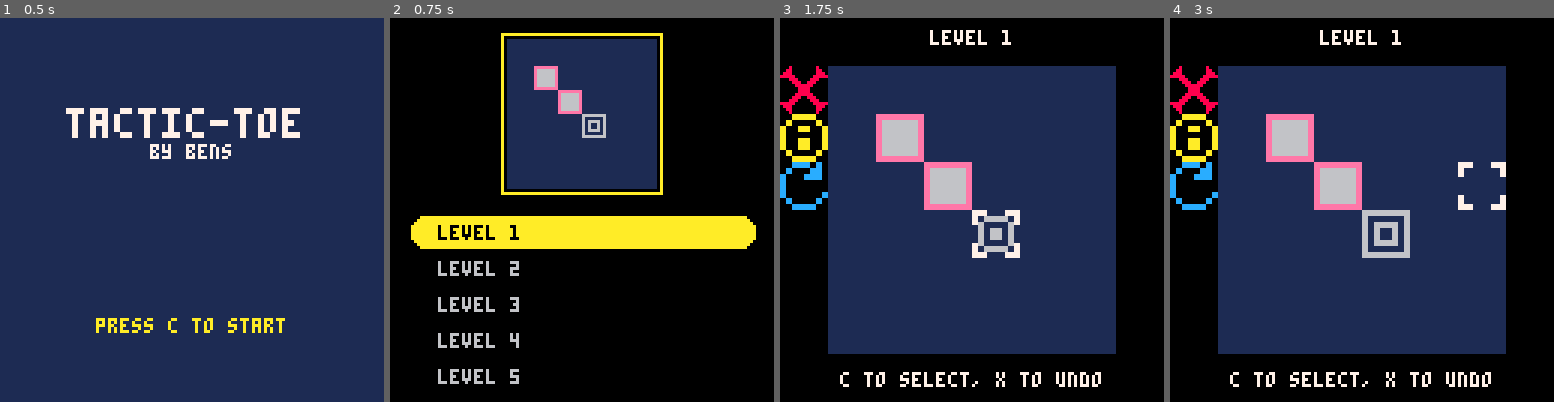
Above: before the commit, frames 1-4 (left to right).
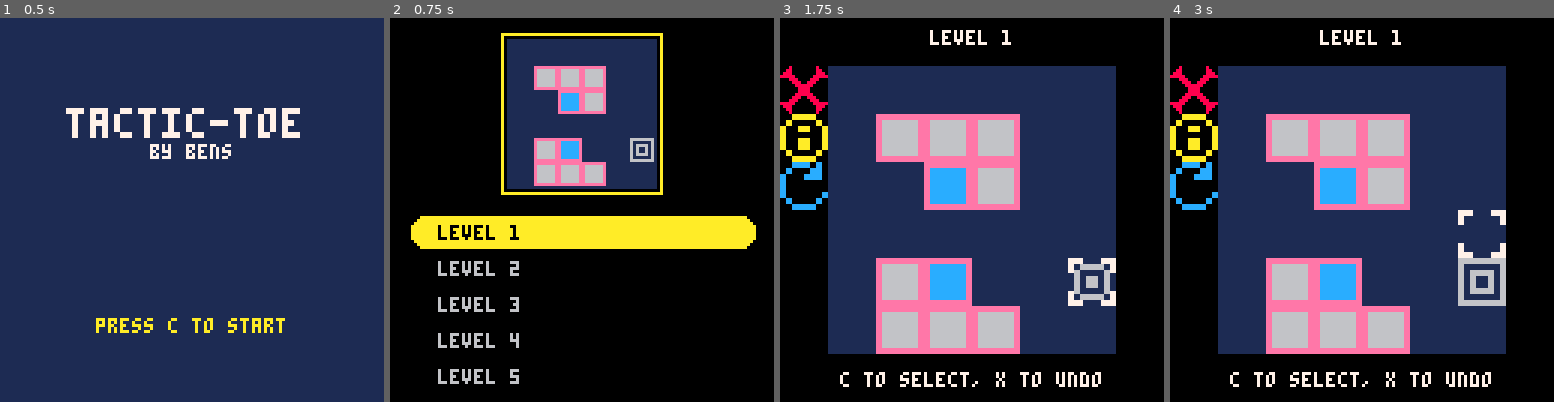
Above: after the commit, the same moments.

Repository: apineapple/tactic-toe
Game: PICO-8 cartridge puzzle.p8
The game is run twice, just before and just after one commit, with the same random seed, the same clock (stepped at 60 frames per second) and the same inputs.
Inputs:
- Up to frame 1 (0.5 s): tap X (X key) at 0.33 s
- Up to frame 2 (0.75 s): tap O (Z key) at 0.7 s
- Up to frame 3 (1.75 s): tap X (X key) at 1.07 s; hold Right from 1.6 s (still down); tap O (Z key) at 1.7 s
- Up to frame 4 (3 s): tap X (X key) at 1.85, 2.97 s; release Right at 2.1 s; tap O (Z key) at 2.1, 2.5, 2.9 s; hold Up 2.15-2.42 s; hold Right from 2.47 s (still down)

Frame 1 is identical in both runs. In frame 2, 3.8% of the frame differs, in the area x 37-69%, y 12-44%; in frame 3, 15%; in frame 4, 16%, in the area x 25-88%, y 25-88%.

Commit message:
Add files via upload

Diff:
--- a/puzzle.p8
+++ b/puzzle.p8
@@ -10,38 +10,40 @@
 a={{-1,-1},{-1,-1},{-1,-1},{-1,-1},{-1,-1},{-1,-1},{-1,-1},{-1,-1}}
 -- blocks for levels
 b={
-	{{2,2},{3,3}},
-	{{4,3},{3,4},{3,5}},
-	{{3,2},{4,2},{5,1},{6,3}},
-	{{2,2},{1,2},{2,1},{4,4}},
-	{{3,3},{3,4},{4,4}},
-	{{6,4},{3,4},{4,3},{4,4}},
-	{{2,4},{2,5},{2,6},{3,6}},
-	{{3,3},{3,4},{4,3},{4,4}},
-	{{3,3},{4,4},{6,4},{4,5},{5,6}},
-	{{3,3},{3,4},{3,5},{4,3}},
-	{{4,2},{3,3},{3,4},{2,5}},
-	{{5,2,1},{3,3},{4,3},{3,4},{2,5},{5,5}},
-	{{1,1},{2,1},{4,2},{5,4},{4,5},{2,4}},
-	{{1,5},{2,5},{3,5},{2,6},{3,6}},
-	{{1,1},{3,1},{2,2},{4,3},{5,4},{2,4}},
-	{{2,5},{3,4},{4,4},{5,5}},
-	{{3,3},{3,4},{4,4},{4,5}},
-	{{2,2},{2,3},{2,4},{3,3},{4,3,1}},
-	{{6,4},{7,4,1},{6,3},{4,3},{2,2}},
-	{{3,3},{3,4},{3,5},{4,3}},
-	{{1,2},{2,2},{1,3},{2,3},{3,3},{5,3},{4,4},{5,4,1},{5,5,1}},
-	{{1,1},{5,1},{1,2},{2,2},{4,2},{5,2}},
-	{{1,1},{4,1},{1,2},{2,2},{4,2},{5,2}},
-	{{1,1},{1,2},{2,2},{5,1},{5,2},{4,2}},
-	{{1,5},{2,5},{3,5},{2,6},{3,6}},
-	{{2,4},{3,3},{5,3},{5,1},{5,4}},
-	{{4,1},{3,2},{4,2},{3,3},{5,3},{6,4}},
-	{{4,1},{3,2},{4,2},{1,3},{3,3},{2,5},{4,5},{6,5}},
-	{{3,3},{4,3},{3,4},{3,5}}
+ {{4,2,1},{3,2,1},{2,2,1},{3,3,3},{3,5,3},{2,6,1},{3,6,1},{4,6,1},{2,5,1},{4,3,1}},
+	{{2,2,1},{3,3,1}},
+	{{4,3,1},{3,4,1},{3,5,1}},
+	{{3,2,1},{4,2,1},{5,1,1},{6,3,1}},
+	{{2,2,1},{1,2,1},{2,1,1},{4,4,1}},
+	{{3,3,1},{3,4,1},{4,4,1}},
+	{{6,4,1},{3,4,1},{4,3,1},{4,4,1}},
+	{{2,4,1},{2,5,1},{2,6,1},{3,6,1}},
+	{{3,3,1},{3,4,1},{4,3,1},{4,4,1}},
+	{{3,3,1},{4,4,1},{6,4,1},{4,5,1},{5,6,1}},
+	{{3,3,1},{3,4,1},{3,5,1},{4,3,1}},
+	{{4,2,1},{3,3,1},{3,4,1},{2,5,1}},
+	{{5,2,2},{3,3,1},{4,3,1},{3,4,1},{2,5,1},{5,5,1}},
+	{{1,1,1},{2,1,1},{4,2,1},{5,4,1},{4,5,1},{2,4,1}},
+	{{1,5,1},{2,5,1},{3,5,1},{2,6,1},{3,6,1}},
+	{{1,1,1},{3,1,1},{2,2,1},{4,3,1},{5,4,1},{2,4,1}},
+	{{2,5,1},{3,4,1},{4,4,1},{5,5,1}},
+	{{3,3,1},{3,4,1},{4,4,1},{4,5,1}},
+	{{2,2,1},{2,3,1},{2,4,1},{3,3,1},{4,3,2}},
+	{{6,4,1},{7,4,2},{6,3,1},{4,3,1},{2,2,1}},
+	{{3,3,1},{3,4,1},{3,5,1},{4,3,1}},
+	{{1,2,1},{2,2,1},{1,3,1},{2,3,1},{3,3,1},{5,3,1},{4,4,1},{5,4,2},{5,5,2}},
+	{{1,1,1},{5,1,1},{1,2,1},{2,2,1},{4,2,1},{5,2,1}},
+	{{1,1,1},{4,1,1},{1,2,1},{2,2,1},{4,2,1},{5,2,1}},
+	{{1,1,1},{1,2,1},{2,2,1},{5,1,1},{5,2,1},{4,2,1}},
+	{{1,5,1},{2,5,1},{3,5,1},{2,6,1},{3,6,1}},
+	{{2,4,1},{3,3,1},{5,3,1},{5,1,1},{5,4,1}},
+	{{4,1,1},{3,2,1},{4,2,1},{3,3,1},{5,3,1},{6,4,1}},
+	{{4,1,1},{3,2,1},{4,2,1},{1,3,1},{3,3,1},{2,5,1},{4,5,1},{6,5,1}},
+	{{3,3,1},{4,3,1},{3,4,1},{3,5,1}}
 }
 --goals for levels
 g={
+ {{6,5}},
 	{{4,4}},
 	{{4,5}},
 	{{4,3}},
@@ -87,22 +89,18 @@
 ls_levelstart=1
 ls_shift=-12
 ls_unlocked=ml-1
+rock=0
+qqx=-1 qqy=-1
 
 function _init()
 	cls()
 	palt(0, false)
 	palt(13, true)
 	for i=1,#b[l] do
-		if(#b[l][i]==2) then
-			re[i]={0,0}
-			re[i][1]=b[l][i][1]
-			re[i][2]=b[l][i][2]
-		elseif(#b[l][i]==3) then
-			re[i]={0,0,0}
-			re[i][1]=b[l][i][1]
-			re[i][2]=b[l][i][2]
-			re[i][3]=b[l][i][3]
-		end
+		re[i]={0,0,0}
+		re[i][1]=b[l][i][1]
+		re[i][2]=b[l][i][2]
+		re[i][3]=b[l][i][3]
 	end
 end
 
@@ -143,13 +141,15 @@
 	 for i=1,#g[l] do
 	  	spr(8,32+g[l][i][1]*8,g[l][i][2]*8)
 	 end
-	 for i=1,#b[l] do
-	  if #b[l][i]==2then
-	  	spr(7,32+b[l][i][1]*8,b[l][i][2]*8)
-	  elseif#b[l][i]==3and b[l][i][3]==1 then
-	  	spr(14,32+b[l][i][1]*8,b[l][i][2]*8)
-	  end
-	 end
+		for i=1,#b[l] do
+   if b[l][i][3]==1 then
+    spr(7,32+b[l][i][1]*8,b[l][i][2]*8)
+   elseif b[l][i][3]==2 then
+    spr(14, 32+b[l][i][1]*8,b[l][i][2]*8)
+   elseif b[l][i][3]==3 then
+    spr(6, 32+b[l][i][1]*8,b[l][i][2]*8)
+   end
+		end
 	elseif (mode=="tutorial") then
 		tutorial_design()
 	elseif(l==ml) then
@@ -187,9 +187,11 @@
 		for i=1, #b[l] do
 			bbl=5
 			if(sx==b[l][i][1] and sy==b[l][i][2]) then
-				bbl=12 -- lock
-			elseif(#b[l][i]==3 and b[l][i][3]==1) then
+				bbl=12 -- block
+			elseif(b[l][i][3]==2) then
 				bbl=13 -- stone
+			elseif(b[l][i][3]==3) then
+				bbl=16 -- rocket
 			end
 				spr(bbl,b[l][i][1]*16,b[l][i][2]*16)
 				spr(bbl,b[l][i][1]*16+8,b[l][i][2]*16,1,1,true,false)
@@ -200,11 +202,22 @@
 		-- yellow dots
 		if (lock==1) then
 			for i = 1,#a do
-				if(a[i][1]!=0 and a[i][1]!=0) then
-					spr(11,a[i][1]*16,a[i][2]*16)
-					spr(11,a[i][1]*16+8,a[i][2]*16,1,1,true,false)
-					spr(11,a[i][1]*16,a[i][2]*16+8,1,1,false,true)
-					spr(11,a[i][1]*16+8,a[i][2]*16+8,1,1,true,true)
+				if(a[i][1]!=-1 and a[i][1]!=-1) then
+					r=17
+					xflip=false
+					yflip=false
+					if(rock==1) then
+						r=18
+						if(a[i][1]==sx) r=20
+						if(a[i][2]==sy) r=19
+						if(a[i][2]<=sy) yflip=true
+					 if(a[i][1]<=sx) xflip=true
+					end
+
+				--	spr(r,a[i][1]*16,a[i][2]*16)
+				spr(r,a[i][1]*16+4,a[i][2]*16+4,1,1,xflip,yflip)
+				--	spr(r,a[i][1]*16,a[i][2]*16+8,1,1,false,true)
+				--	spr(r,a[i][1]*16+8,a[i][2]*16+8,1,1,true,true)
 				end
 			end
 		end
@@ -267,16 +280,10 @@
 			re={}
 			un={}
 			for i=1,#b[l] do
-				if(#b[l][i]==2) then
-					re[i]={0,0}
-					re[i][1]=b[l][i][1]
-					re[i][2]=b[l][i][2]
-				elseif(#b[l][i]==3) then
-					re[i]={0,0,0}
-					re[i][1]=b[l][i][1]
-					re[i][2]=b[l][i][2]
-					re[i][3]=b[l][i][3]
-				end
+				re[i]={0,0,0}
+				re[i][1]=b[l][i][1]
+				re[i][2]=b[l][i][2]
+				re[i][3]=b[l][i][3]
 			end
 	end
 
@@ -339,11 +346,11 @@
 		for dy=-1,1 do
 			if not(dx==0 and dy==0) then
 				ai+=1
-				if (not contains(b[l],x+dx,y+dy)) and(inbounds(x+dx,y+dy)) then
-					if (contains(b[l],x-dx,y-dy) or
-					((dy == 0) and (contains(b[l],x-dx,y+1) and contains(b[l],x-dx,y-1))) or
-	    ((dx == 0) and (contains(b[l],x+1,y-dy) and contains(b[l],x-1,y-dy))) or
-	    ((dx != 0 and dy != 0) and (contains(b[l],x,y-dy) and contains(b[l],x-dx,y))) ) then
+				if (not contains(x+dx,y+dy)) and(inbounds(x+dx,y+dy)) then
+					if (contains(x-dx,y-dy) or
+					((dy == 0) and (contains(x-dx,y+1) and contains(x-dx,y-1))) or
+	    ((dx == 0) and (contains(x+1,y-dy) and contains(x-1,y-dy))) or
+	    ((dx != 0 and dy != 0) and (contains(x,y-dy) and contains(x-dx,y))) ) then
 	     a[ai][1]=x+dx
 						a[ai][2]=y+dy
 	    end
@@ -417,16 +424,10 @@
 			x=g[l][1][1]
 			y=g[l][1][2]
 			for i=1,#b[l] do
-				if(#b[l][i]==2) then
-					re[i]={0,0}
-					re[i][1]=b[l][i][1]
-					re[i][2]=b[l][i][2]
-				elseif(#b[l][i]==3) then
-					re[i]={0,0,0}
-					re[i][1]=b[l][i][1]
-					re[i][2]=b[l][i][2]
-					re[i][3]=b[l][i][3]
-				end
+				re[i]={0,0,0}
+				re[i][1]=b[l][i][1]
+				re[i][2]=b[l][i][2]
+				re[i][3]=b[l][i][3]
 			end
 		elseif (lock==1) then
 		 for j=1,#a do
@@ -434,6 +435,11 @@
 				 for i = 1,#b[l] do
 						if sx==b[l][i][1] and sy==b[l][i][2] then
 							add(un,{b[l][i][1],b[l][i][2],i})
+							if (b[l][i][3]==3) then
+								qqx=x qqy=y
+								rocket()
+								x=qqx y=qqy
+							end
 							b[l][i][1]=x
 							b[l][i][2]=y
 						end
@@ -441,16 +447,17 @@
 					break
 				end
 			end
-			cf=1 lock=0
+			cf=1 lock=0 rock=0
 			sx=-1 sy=-1
 		else
 			if (buttons()!=1) then
 			for i = 1,#b[l] do
-				if (x==b[l][i][1] and y==b[l][i][2] and #b[l][i]==2) then
+				if (x==b[l][i][1] and y==b[l][i][2] and b[l][i][3]!=2) then
+					if (b[l][i][3]==3) rock=1
 					lock=1
 					sx=x sy=y
 					a={{-1,-1},{-1,-1},{-1,-1},{-1,-1},{-1,-1},{-1,-1},{-1,-1},{-1,-1}}
-					if (#b[l][i]==2) then
+					if (b[l][i][3]!=2) then
 						arrows()
 					end
 					break
@@ -473,13 +480,13 @@
 end
 
 
-function contains(board,px,py)
+function contains(px,py)
 	if (px>7or px<1or py>7or py<1) then
 		return false
 	end
 
-	for i=1,#board do
-		if (board[i][1]==px) and (board[i][2]==py) then
+	for i=1,#b[l] do
+		if (b[l][i][1]==px) and (b[l][i][2]==py) then
 		 return true
 		end
 	end
@@ -494,23 +501,38 @@
  	return true
  end
 end
+
+function rocket()
+	while(true) do
+		qx=0 qy=0
+		if (x<sx) qx=-1
+		if (x>sx) qx=1
+		if (y<sy) qy=-1
+		if (y>sy) qy=1
+		if (inbounds(qqx+qx,qqy+qy) and contains(qqx+qx,qqy+qy)==false) then
+			qqx+=qx qqy+=qy
+		else
+			break
+		end
+	end
+end
 __gfx__
-0000000077777ddd111111116666666611111111eeeeeeee00000000eeeeeeee6666666600000000ddddddddddddddddeeeeeeeeeeeeeeeeeeeeeeee00666600
-0000000077777ddd111111116666666611111111eeeeeeee00000000e666666e6111111600000000ddddddddddddddddeeeeeeeeeeeeeeeee000000e00600600
-0070070077dddddd111166666611111111111111ee66666600000000e666666e6166661600000000ddaaaaddddddddddeeaaaaaaee111111e000000e00600600
-0007700077dddddd111166666611111111111111ee66666600000000e666666e6161161600000000ddaaaaddddddddddeeaaaaaaee111111e000000e06666660
-0007700077dddddd116611116611666611111111ee66666600000000e666666e6161161600000000ddaaddddddddddddeeaaaaaaee111111e000000e06666660
-00700700dddddddd116611116611666611111111ee66666600000000e666666e6166661600000000ddaaddddddddddddeeaaaaaaee111111e000000e06666660
-00000000dddddddd116611666611661111111111ee66666600000000e666666e6111111600000000ddddddddddddddaaeeaaaaaaee111111e000000e06666660
-00000000dddddddd116611666611661111111111ee66666600000000eeeeeeee6666666600000000ddddddddddddddaaeeaaaaaaee111111eeeeeeee00000000
-00000000000000000000000000000000000000000000000000000000000000000000000000000000000000000000000000000000000000000000000000000000
-00000000000000000000000000000000000000000000000000000000000000000000000000000000000000000000000000000000000000000000000000000000
-00000000000000000000000000000000000000000000000000000000000000000000000000000000000000000000000000000000000000000000000000000000
-00000000000000000000000000000000000000000000000000000000000000000000000000000000000000000000000000000000000000000000000000000000
-00000000000000000000000000000000000000000000000000000000000000000000000000000000000000000000000000000000000000000000000000000000
-00000000000000000000000000000000000000000000000000000000000000000000000000000000000000000000000000000000000000000000000000000000
-00000000000000000000000000000000000000000000000000000000000000000000000000000000000000000000000000000000000000000000000000000000
-00000000000000000000000000000000000000000000000000000000000000000000000000000000000000000000000000000000000000000000000000000000
+0000000077777ddd111111116666666611111111eeeeeeeeeeeeeeeeeeeeeeee6666666600000000dddddddd00000000eeeeeeeeeeeeeeeeeeeeeeee00666600
+0000000077777ddd111111116666666611111111eeeeeeeeeccccccee666666e6111111600000000dddddddd00000000eeeeeeeeeeeeeeeee111111e00600600
+0070070077dddddd111166666611111111111111ee666666eccccccee666666e6166661600000000ddaaaadd00000000eeaaaaaaee111111e111111e00600600
+0007700077dddddd111166666611111111111111ee666666eccccccee666666e6161161600000000ddaaaadd00000000eeaaaaaaee111111e111111e06666660
+0007700077dddddd116611116611666611111111ee666666eccccccee666666e6161161600000000ddaadddd00000000eeaaaaaaee111111e111111e06666660
+00700700dddddddd116611116611666611111111ee666666eccccccee666666e6166661600000000ddaadddd00000000eeaaaaaaee111111e111111e06666660
+00000000dddddddd116611666611661111111111ee666666eccccccee666666e6111111600000000dddddddd00000000eeaaaaaaee111111e111111e06666660
+00000000dddddddd116611666611661111111111ee666666eeeeeeeeeeeeeeee6666666600000000dddddddd00000000eeaaaaaaee111111eeeeeeee00000000
+eeeeeeeedddddddddddddddddddddddddddddddd0000000000000000000000000000000000000000000000000000000000000000000000000000000000000000
+eeeeeeeedddddddddaaddddddddddadddddaaddd0000000000000000000000000000000000000000000000000000000000000000000000000000000000000000
+eeccccccddaaaadddaaadddddddddaaddddaaddd0000000000000000000000000000000000000000000000000000000000000000000000000000000000000000
+eeccccccddaaaaddddaaadaddaaaaaaadddaaddd0000000000000000000000000000000000000000000000000000000000000000000000000000000000000000
+eeccccccddaaaadddddaaaaddaaaaaaadddaaddd0000000000000000000000000000000000000000000000000000000000000000000000000000000000000000
+eeccccccddaaaaddddddaaaddddddaaddaaaaaad0000000000000000000000000000000000000000000000000000000000000000000000000000000000000000
+eeccccccdddddddddddaaaaddddddaddddaaaadd0000000000000000000000000000000000000000000000000000000000000000000000000000000000000000
+eeccccccdddddddddddddddddddddddddddaaddd0000000000000000000000000000000000000000000000000000000000000000000000000000000000000000
 0000aaaaaaaa00000000cccccc00cc00000800000000800000000000000000000000000000000000000000000000000000000000000000000000000000000000
 0000aaaaaaaa00000000cccccc00cc00008800000000880000000000000000000000000000000000000000000000000000000000000000000000000000000000
 00aa00000000aa0000cc000000cccc00088800000000888000000000000000000000000000000000000000000000000000000000000000000000000000000000
@@ -658,20 +680,20 @@
 
 
 __map__
-1215151515151526262626262626262600000000000000000000000000000000000000000000000000000000000000000000000000000000000000000000000000000000000000000000000000000000000000000000000000000000000000000000000000000000000000000000000000000000000000000000000000000000
-0606060606060606060606060606262600000000000000000000000000000000000000000000000000000000000000000000000000000000000000000000000000000000000000000000000000000000000000000000000000000000000000000000000000000000000000000000000000000000000000000000000000000000
-2425040404040404040404040404262600000000000000000000000000000000000000000000000000000000000000000000000000000000000000000000000000000000000000000000000000000000000000000000000000000000000000000000000000000000000000000000000000000000000000000000000000000000
-3435040404040404040404040404262600000000000000000000000000000000000000000000000000000000000000000000000000000000000000000000000000000000000000000000000000000000000000000000000000000000000000000000000000000000000000000000000000000000000000000000000000000000
-2021040404040404040404040404262600000000000000000000000000000000000000000000000000000000000000000000000000000000000000000000000000000000000000000000000000000000000000000000000000000000000000000000000000000000000000000000000000000000000000000000000000000000
-3031040404040404040404040404262600000000000000000000000000000000000000000000000000000000000000000000000000000000000000000000000000000000000000000000000000000000000000000000000000000000000000000000000000000000000000000000000000000000000000000000000000000000
-2223040404040404040404040404262600000000000000000000000000000000000000000000000000000000000000000000000000000000000000000000000000000000000000000000000000000000000000000000000000000000000000000000000000000000000000000000000000000000000000000000000000000000
-3233040404040404040404040404262600000000000000000000000000000000000000000000000000000000000000000000000000000000000000000000000000000000000000000000000000000000000000000000000000000000000000000000000000000000000000000000000000000000000000000000000000000000
-0606040404040404040404040404262600000000000000000000000000000000000000000000000000000000000000000000000000000000000000000000000000000000000000000000000000000000000000000000000000000000000000000000000000000000000000000000000000000000000000000000000000000000
-0006040404040404040404040404000000000000000000000000000000000000000000000000000000000000000000000000000000000000000000000000000000000000000000000000000000000000000000000000000000000000000000000000000000000000000000000000000000000000000000000000000000000000
-0006040404040404040404040404000000000000000000000000000000000000000000000000000000000000000000000000000000000000000000000000000000000000000000000000000000000000000000000000000000000000000000000000000000000000000000000000000000000000000000000000000000000000
-0006040404040404040404040404000000000000000000000000000000000000000000000000000000000000000000000000000000000000000000000000000000000000000000000000000000000000000000000000000000000000000000000000000000000000000000000000000000000000000000000000000000000000
+0000000000000000000000000000000000000000000000000000000000000000000000000000000000000000000000000000000000000000000000000000000000000000000000000000000000000000000000000000000000000000000000000000000000000000000000000000000000000000000000000000000000000000
+0000000000000000000000000000000000000000000000000000000000000000000000000000000000000000000000000000000000000000000000000000000000000000000000000000000000000000000000000000000000000000000000000000000000000000000000000000000000000000000000000000000000000000
+2425040404040404040404040404000000000000000000000000000000000000000000000000000000000000000000000000000000000000000000000000000000000000000000000000000000000000000000000000000000000000000000000000000000000000000000000000000000000000000000000000000000000000
+3435040404040404040404040404000000000000000000000000000000000000000000000000000000000000000000000000000000000000000000000000000000000000000000000000000000000000000000000000000000000000000000000000000000000000000000000000000000000000000000000000000000000000
+2021040404040404040404040404000000000000000000000000000000000000000000000000000000000000000000000000000000000000000000000000000000000000000000000000000000000000000000000000000000000000000000000000000000000000000000000000000000000000000000000000000000000000
+3031040404040404040404040404000000000000000000000000000000000000000000000000000000000000000000000000000000000000000000000000000000000000000000000000000000000000000000000000000000000000000000000000000000000000000000000000000000000000000000000000000000000000
+2223040404040404040404040404000000000000000000000000000000000000000000000000000000000000000000000000000000000000000000000000000000000000000000000000000000000000000000000000000000000000000000000000000000000000000000000000000000000000000000000000000000000000
+3233040404040404040404040404000000000000000000000000000000000000000000000000000000000000000000000000000000000000000000000000000000000000000000000000000000000000000000000000000000000000000000000000000000000000000000000000000000000000000000000000000000000000
 0000040404040404040404040404000000000000000000000000000000000000000000000000000000000000000000000000000000000000000000000000000000000000000000000000000000000000000000000000000000000000000000000000000000000000000000000000000000000000000000000000000000000000
 0000040404040404040404040404000000000000000000000000000000000000000000000000000000000000000000000000000000000000000000000000000000000000000000000000000000000000000000000000000000000000000000000000000000000000000000000000000000000000000000000000000000000000
-
-
-
+0000040404040404040404040404000000000000000000000000000000000000000000000000000000000000000000000000000000000000000000000000000000000000000000000000000000000000000000000000000000000000000000000000000000000000000000000000000000000000000000000000000000000000
+0000040404040404040404040404000000000000000000000000000000000000000000000000000000000000000000000000000000000000000000000000000000000000000000000000000000000000000000000000000000000000000000000000000000000000000000000000000000000000000000000000000000000000
+0000040404040404040404040404000000000000000000000000000000000000000000000000000000000000000000000000000000000000000000000000000000000000000000000000000000000000000000000000000000000000000000000000000000000000000000000000000000000000000000000000000000000000
+0000040404040404040404040404000000000000000000000000000000000000000000000000000000000000000000000000000000000000000000000000000000000000000000000000000000000000000000000000000000000000000000000000000000000000000000000000000000000000000000000000000000000000
+
+
+
